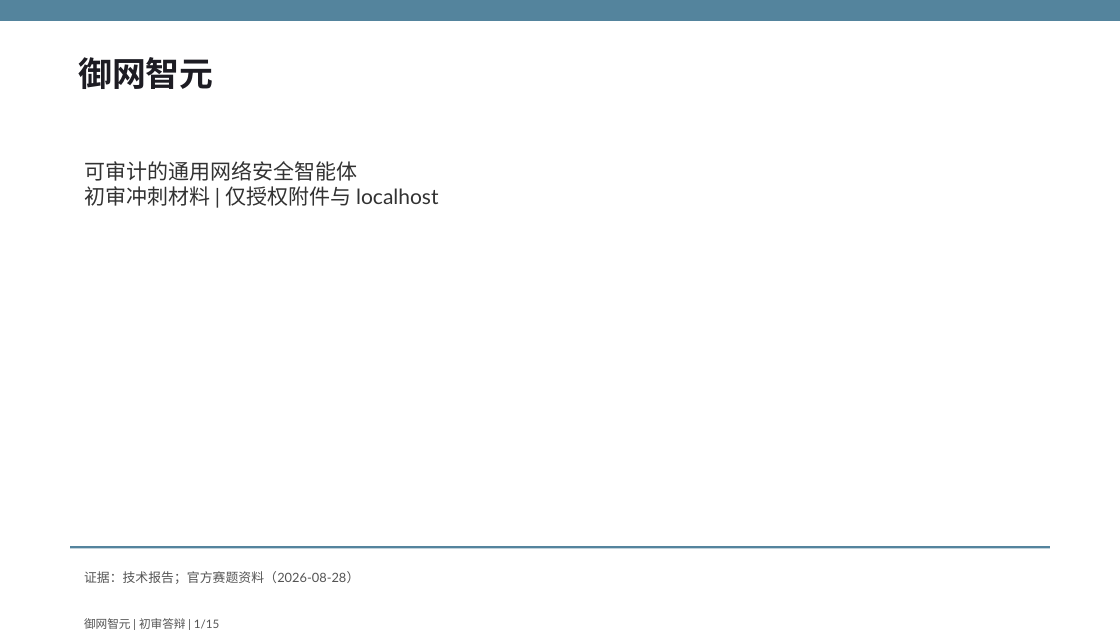
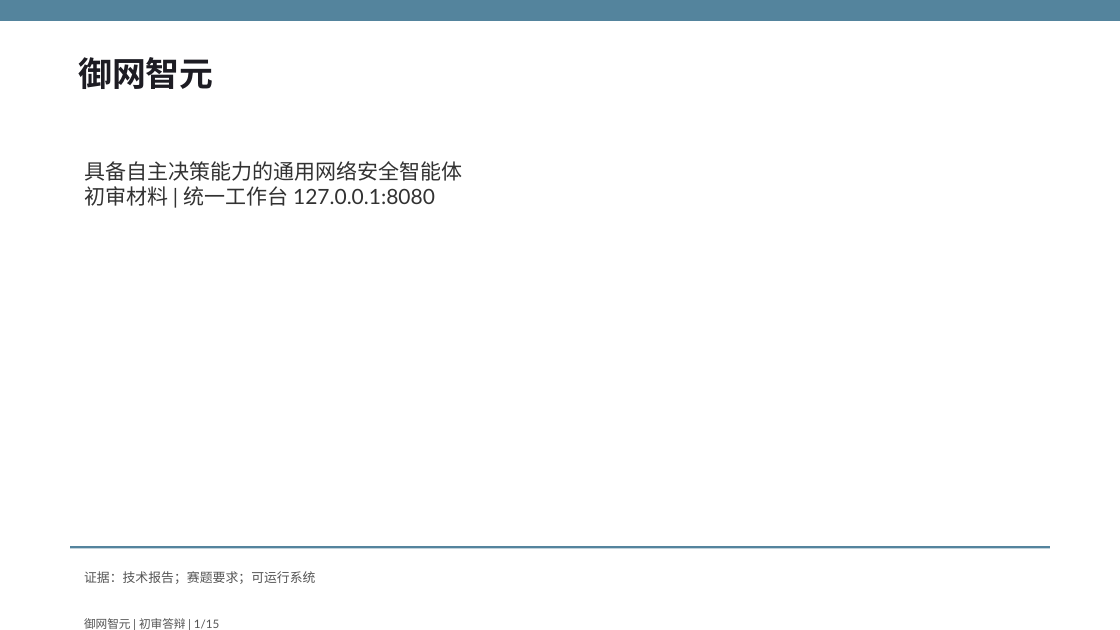
Before and after one commit to fuyao0612/gdaib-ctf-agent, a slide deck: slide 1 of output/submission/御网智元-初审答辩.pptx. Drawn at 1120x630 pixels with LibreOffice and Linux fonts; fonts in the diff are those of the drawing. Boxes give left, top, right and bottom in pixels: in the first picture for what was removed or moved away, otherwise in the second. Text is boxed around its words. In the diff, an @@ line names an element or a change of style, - is before the commit and + after.

Commit message:
移除非官方评测概念并恢复统一部署入口

```diff
--- a/output/submission/御网智元-初审答辩.pptx
+++ b/output/submission/御网智元-初审答辩.pptx
@@ text at [84, 161, 462, 206]: text changed @@
-可审计的通用网络安全智能体
-初审冲刺材料 | 仅授权附件与 localhost
+具备自主决策能力的通用网络安全智能体
+初审材料 | 统一工作台 127.0.0.1:8080
@@ text at [84, 571, 315, 584]: text changed @@
-证据：技术报告；官方赛题资料（2026-08-28）
+证据：技术报告；赛题要求；可运行系统
```
Also in this commit, not shown: 14 other slides changed, 48 other files.
